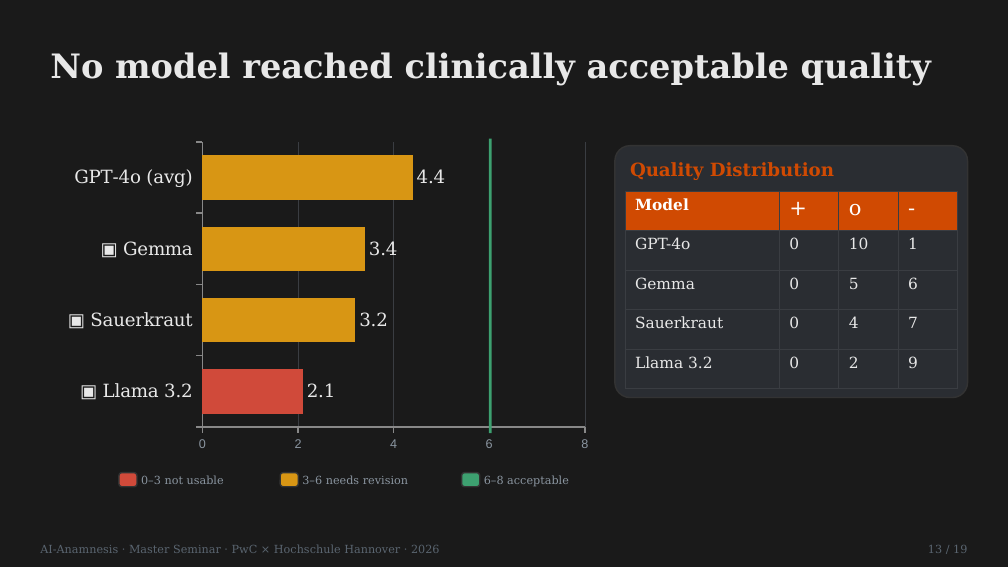
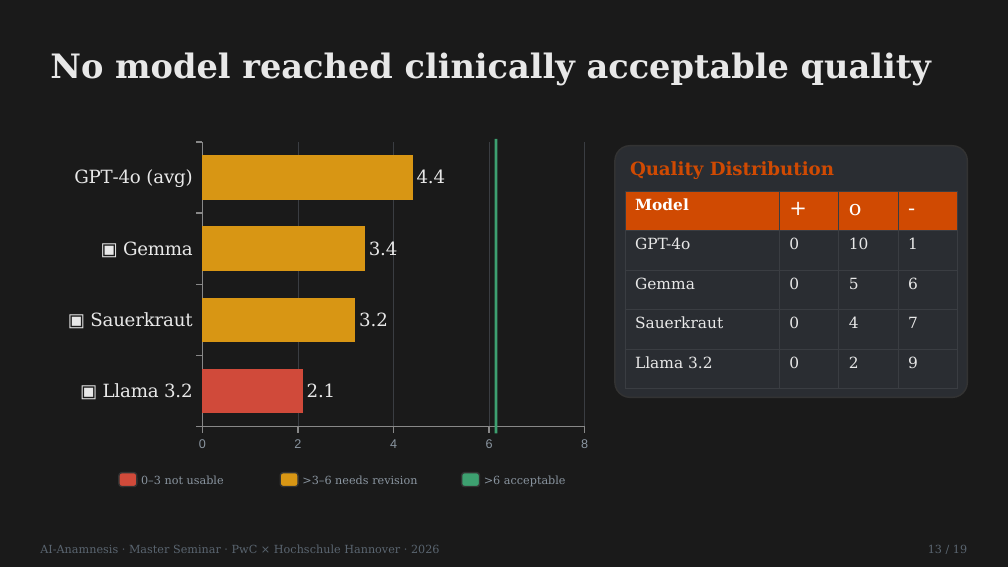
Before and after one commit to LeonardNid/Seminar_Anamnese, a slide deck: slide 14 of Präsi/AI_Anamnesis.pptx. Drawn at 1008x567 pixels with LibreOffice and Linux fonts; fonts in the diff are those of the drawing; background and template pictures are left out. Boxes give left, top, right and bottom in pixels: in the first picture for what was removed or moved away, otherwise in the second. Text is boxed around its words. In the diff, an @@ line names an element or a change of style, - is before the commit and + after.

```diff
--- a/Präsi/AI_Anamnesis.pptx
+++ b/Präsi/AI_Anamnesis.pptx
@@ line moved from (490, 139) - (490, 433) to (496, 139) - (496, 433) @@
@@ text at bbox=[302, 475, 417, 484]: text changed @@
-3–6 needs revision
+>3–6 needs revision
@@ text at bbox=[484, 475, 566, 487]: text changed @@
-6–8 acceptable
+>6 acceptable
```
Also in this commit, not shown: 9 other slides changed, 4 other files.
